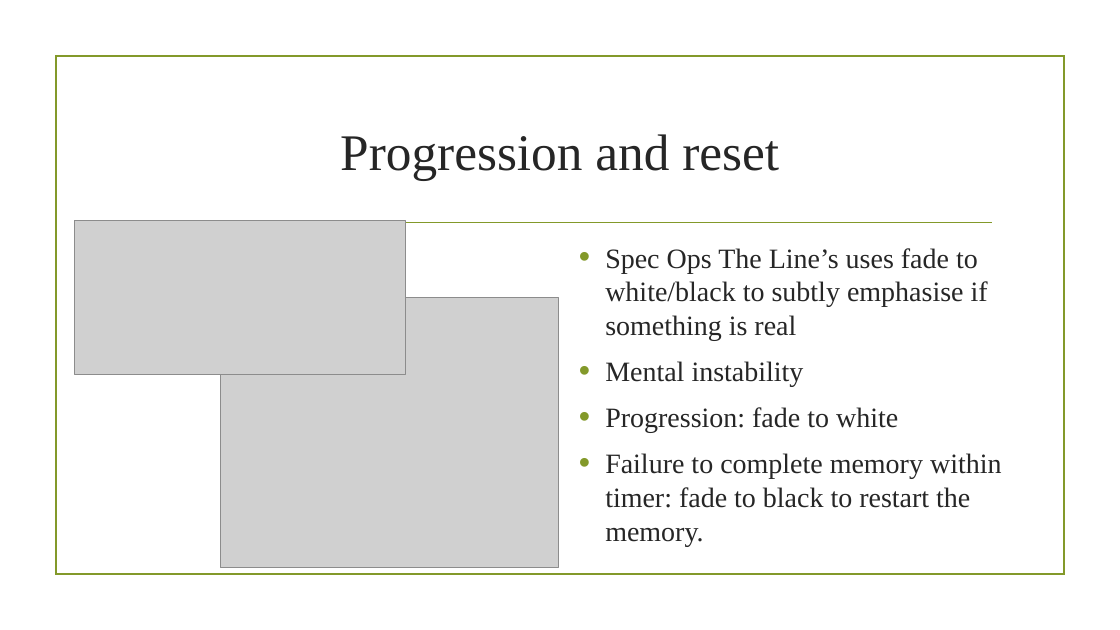
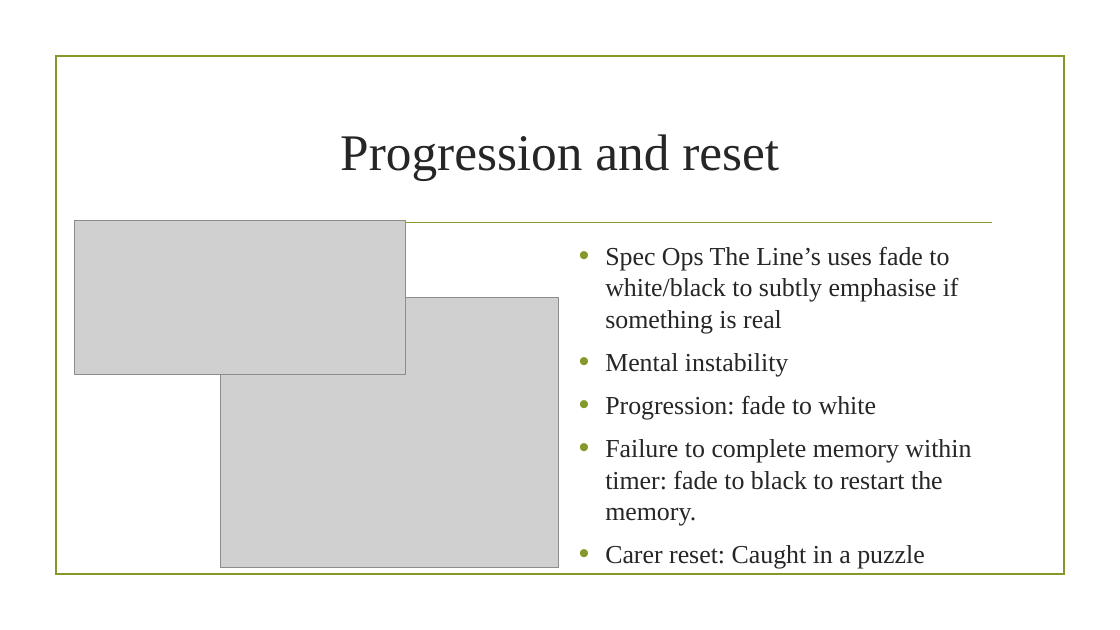
Before and after one commit to UoSGamesGroups/level-6-l6-group-1, a slide deck: slide 13 of Presentation/Presentation_Matt_Aaron.pptx. Drawn at 1120x630 pixels with LibreOffice and Linux fonts; fonts in the diff are those of the drawing; grey boxes stand for pictures; background and template pictures are left out. Boxes give left, top, right and bottom in pixels: in the first picture for what was removed or moved away, otherwise in the second. Text is boxed around its words. In the diff, an @@ line names an element or a change of style, - is before the commit and + after.

```diff
--- a/Presentation/Presentation_Matt_Aaron.pptx
+++ b/Presentation/Presentation_Matt_Aaron.pptx
@@ text at box(605, 247, 971, 526): size 24 to 22.2 pt in "Spec Ops The Line’s uses fade to ...", "Mental instability", "Progression: fade to white", "Failure to complete memory within timer: fade ..." @@
@@ text at box(605, 545, 924, 569): paragraph added @@
+• Carer reset: Caught in a puzzle
```
Also in this commit, not shown: 4 other slides changed, 1 other file.
